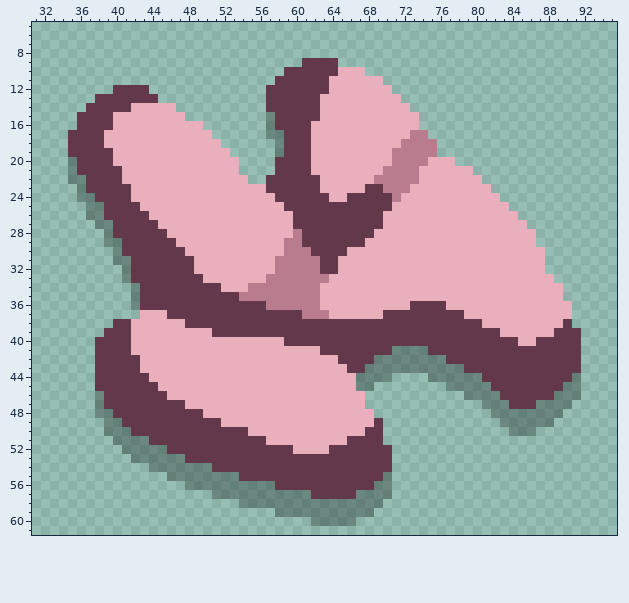
Two states of a sprite sheet, assets/sprites/blocks/environment/biomes/fors-rock2.png. The picture above is the old version.
The file is 96x96 pixels. Shown: x 31..95, y 5..61.
Once edited:
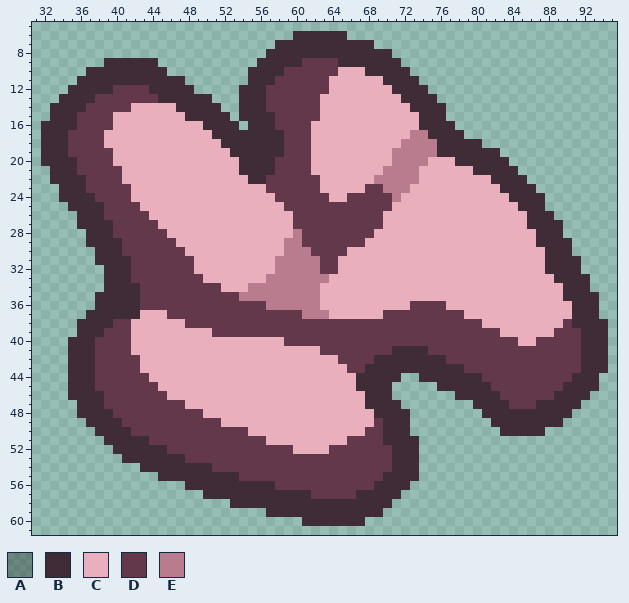
Palette (. is transparent): A #00000049  B #402c37  C #e9afbc  D #63384b  E #b87c8e
The edit:
Changed rows in their new state; - is an unchanged pixel.
first column x 32:
 6 ----------------------------BBBBBB-----------------------------
 7 --------------------------BBBBBBBBBBB--------------------------
 8 -------------------------BBBBBBBBBBBBBB------------------------
 9 -------BBBBBB-----------BBBBB----BBBBBBB-----------------------
10 -----BBBBBBBBB---------BBBB---------BBBBB----------------------
11 ----BBBBBBBBBBBB-------BBB------------BBBB---------------------
12 ---BBBBB----BBBBB-----BBB--------------BBBB--------------------
13 --BBBB-------BBBBBB---BBB---------------BBBB-------------------
14 -BBBB----------BBBBB--BBB----------------BBBB------------------
15 -BBB------------BBBBB-BBBB----------------BBB------------------
16 BBBB--------------BBBB-BBB----------------BBBB-----------------
17 BBB----------------BBBBBBBB----------------BBBB----------------
18 BBB-----------------BBBBBBB-----------------BBBBB--------------
19 BBB------------------BBBBBB-----------------BBBBBBB------------
20 BBBB------------------BBBB--------------------BBBBBB-----------
21 -BBB------------------BBBB----------------------BBBBB----------
22 -BBBB------------------BB------------------------CBBBB---------
23 --BBB---------------------------------------------CBBBB--------
24 --BBBB---------------------------------------------CBBBB-------
25 ---BBBB---------------------------------------------CBBB-------
26 ----BBB----------------------------------------------CBBB------
27 ----BBBB----------------------------------------------BBBB-----
28 -----BBB-----------------------------------------------BBB-----
29 -----BBBB----------------------------------------------BBBB----
30 ------BBB-----------------------------------------------BBB----
31 ------BBBB----------------------------------------------BBBB---
32 -------BBB----------------------------------------------BBBB---
33 -------BBB-----------------------------------------------BBBB--
34 -------BBBB-----------------------------------------------BBB--
35 ------BBBBB-----------------------------------------------BBBB-
36 ------BBBBB------------------------------------------------BBB-
37 -----BBBBBB------------------------------------------------BBB-
38 ----BBBB---------------------------------------------------BBBB
39 ----BBB-----------------------------------------------------BBB
40 ---BBB------------------------------------------------------BBB
41 ---BBB---------------------------------BBBB-----------------BBB
42 ---BBB-------------------------------BBBBBBBB---------------BBB
43 ---BBB------------------------------BBBBBBBBBBB-------------BBB
44 ---BBB-----------------------------BBBBB--BBBBBBB----------BBB-
45 ---BBB-----------------------------BBBB-----BBBBBB--------BBBB-
46 ---BBBB-----------------------------BBB-------BBBBB------BBBB--
47 ----BBB-----------------------------BBBB--------BBBB---BBBBB---
48 ----BBBB-----------------------------BBBB--------BBBBBBBBBB----
49 -----BBBB-----------------------------BBB---------BBBBBBBB-----
50 ------BBBB----------------------------BBB----------BBBBB-------
51 -------BBBBB--------------------------BBBB---------------------
52 --------BBBBBB-------------------------BBB---------------------
53 ---------BBBBBBB-----------------------BBB---------------------
54 -----------BBBBBBBB--------------------BBB---------------------
55 -------------BBBBBBBBB----------------BBBB---------------------
56 ----------------BBBBBBBBBB-----------BBBB----------------------
57 ------------------BBBBBBBBBBBB-----BBBBB-----------------------
58 ---------------------BBBBBBBBBBBBBBBBBB------------------------
59 -------------------------BBBBBBBBBBBBB-------------------------
60 -----------------------------BBBBBBB---------------------------
Where, in picture pixels (left, top, right, bottom), the same in both pictures:
changed: (41, 31, 608, 526)
